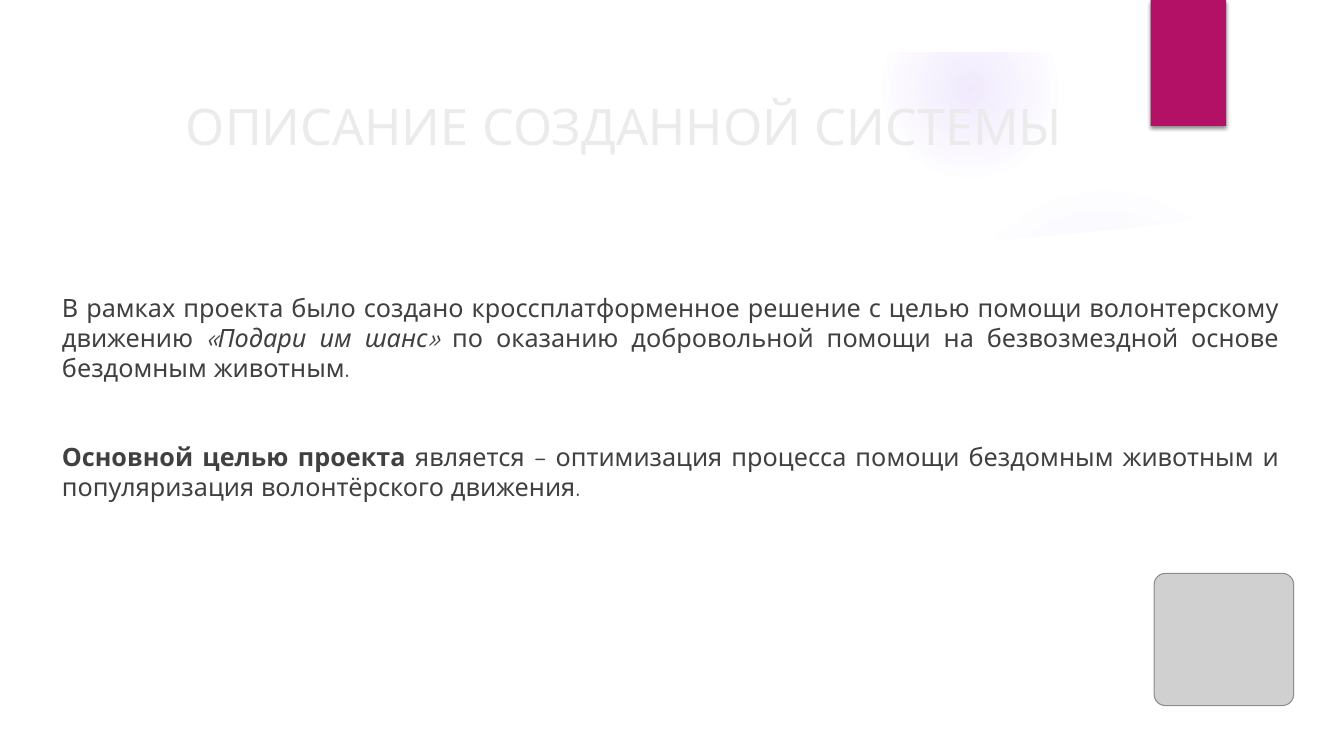
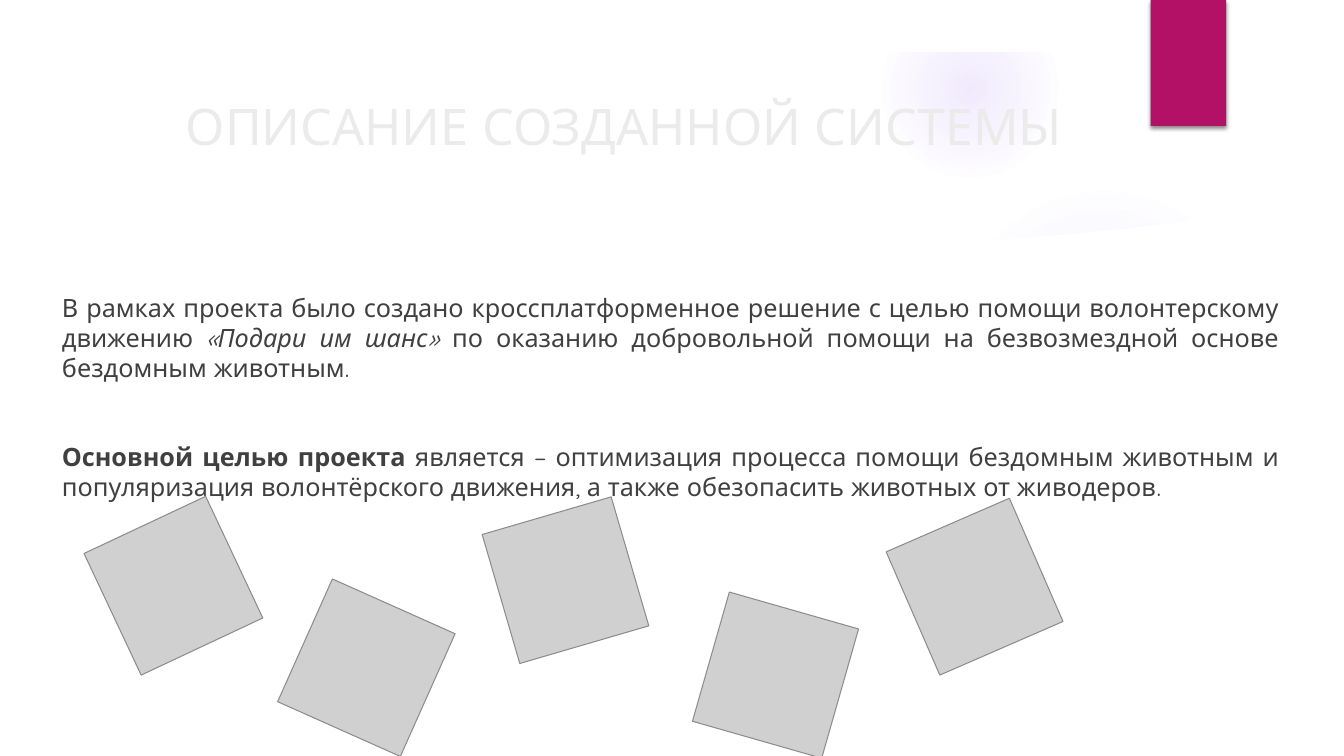
Before and after one commit to default-INT/jam-homeless, a slide deck: slide 3 of PrezentationProject/Hacaton_Prezentation.pptx. Drawn at 1344x756 pixels with LibreOffice and Linux fonts; fonts in the diff are those of the drawing; grey boxes stand for pictures; background and template pictures are left out. Boxes give left, top, right and bottom in pixels: in the first picture for what was removed or moved away, otherwise in the second. Text is boxed around its words. In the diff, an @@ line names an element or a change of style, - is before the commit and + after.

```diff
--- a/PrezentationProject/Hacaton_Prezentation.pptx
+++ b/PrezentationProject/Hacaton_Prezentation.pptx
@@ text at [62,446,1279,503]: text changed @@
-Основной целью проекта является – оптимизация процесса помощи бездомным животным и популяризация волонтёрского движения.
+Основной целью проекта является – оптимизация процесса помощи бездомным животным и популяризация волонтёрского движения, а также обезопасить животных от живодеров.
@@ picture added at [84,496,262,675] @@
@@ picture added at [482,497,648,663] @@
@@ picture added at [886,498,1063,675] @@
@@ picture added at [278,579,455,756] @@
@@ picture added at [693,592,859,756] @@
@@ picture removed at [1154,574,1295,706] @@
```
Also in this commit, not shown: 5 other slides changed.
